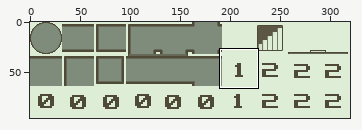
File history of a sprite sheet, assets/human-robot-tilesheet.png. Above: a wide view before the commit, with the close-up outlined.
Close-up. Before the commit:
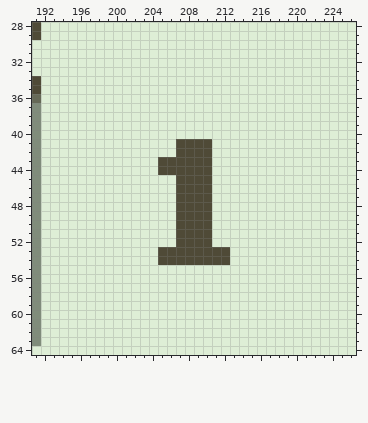
The file is 320x96 pixels. Colours within 5 levels of each other are drawn and written as one. Shown: x 191..226, y 28..64.
The same view after the edit:
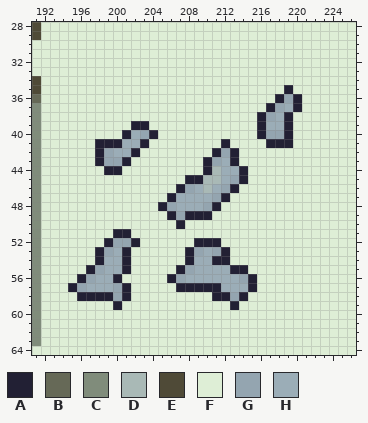
Palette (. is transparent): A #222034  B #666957  C #808c7b  D #a9b9b6  E #4f4a37  F #deeed6  G #94a5b0  H #9badb7
The commit says: robots leave behind scrap when destroyed
Diff:
Changed rows in their new state; - is an unchanged pixel.
first column x 195:
35 ------------------------A-
36 -----------------------AGA
37 ----------------------AGHA
38 ---------------------AGHA-
39 -------AA------------AHHA-
40 ------AHGA-----------AGGA-
41 ---AAAHHA---FFFF-A----AAA-
42 ---AGHHA----FFFFAGA-------
43 ---AGGA---FFFFFAGHA-------
44 ----AA----FFFFFADHHA------
45 ------------FAADDHGA------
46 ------------AGHDHGA-------
47 -----------AHHHHGA--------
48 ----------AGHHHGA---------
49 -----------AGAAA----------
50 ------------AFFF----------
51 -----AA-----FFFF----------
52 ----AGGA----FFAAA---------
53 ---AGHA---FFFAGHGA--------
54 ---AHHA---FFFAHHAA--------
55 --AGHHA-----AGHHHHAA------
56 -AGHHA-----AGHHHHHHGA-----
57 AGHHHGA-----AAAAAHHHA-----
58 -AAAAGA---------AAGA------
59 -----A------------A-------
Where, in picture pixels (left, top, right, bottom), the same in both close-ups:
changed: (68, 85, 302, 310)
